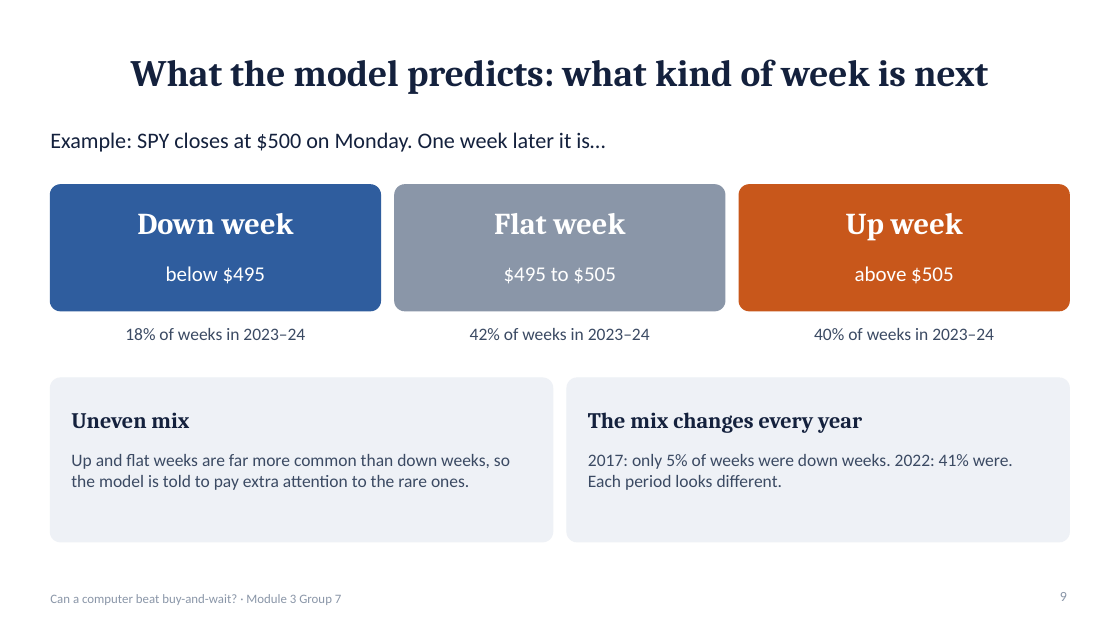
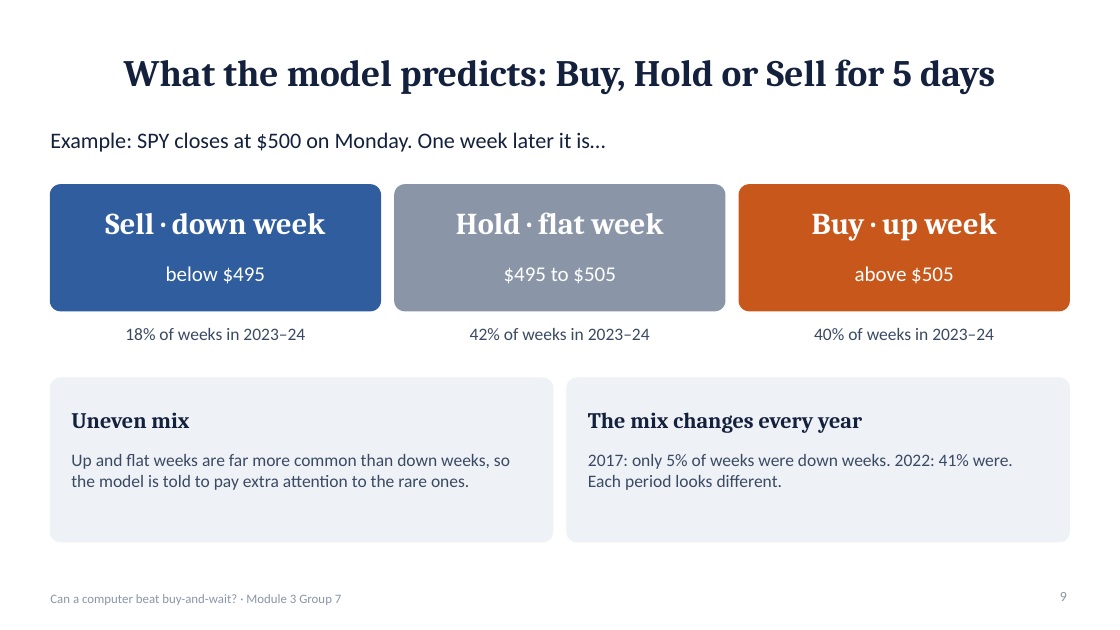
Before and after one commit to TKCH121/spy, a slide deck: slide 9 of presentation/SPY_Model_Presentation.pptx. Drawn at 1120x630 pixels with LibreOffice and Linux fonts; fonts in the diff are those of the drawing. Boxes give left, top, right and bottom in pixels: in the first picture for what was removed or moved away, otherwise in the second. Text is boxed around its words. In the diff, an @@ line names an element or a change of style, - is before the commit and + after.

```diff
--- a/presentation/SPY_Model_Presentation.pptx
+++ b/presentation/SPY_Model_Presentation.pptx
@@ title at <box>124,59,995,94</box>: text changed @@
-What the model predicts: what kind of week is next
+What the model predicts: Buy, Hold or Sell for 5 days
@@ text at <box>105,213,325,234</box>: text changed @@
-Down week
+Sell · down week
@@ text at <box>456,212,663,234</box>: text changed @@
-Flat week
+Hold · flat week
@@ text at <box>812,213,997,241</box>: text changed @@
-Up week
+Buy · up week
```
Also in this commit, not shown: 5 other slides changed, 1 slide added, 8 other files.
